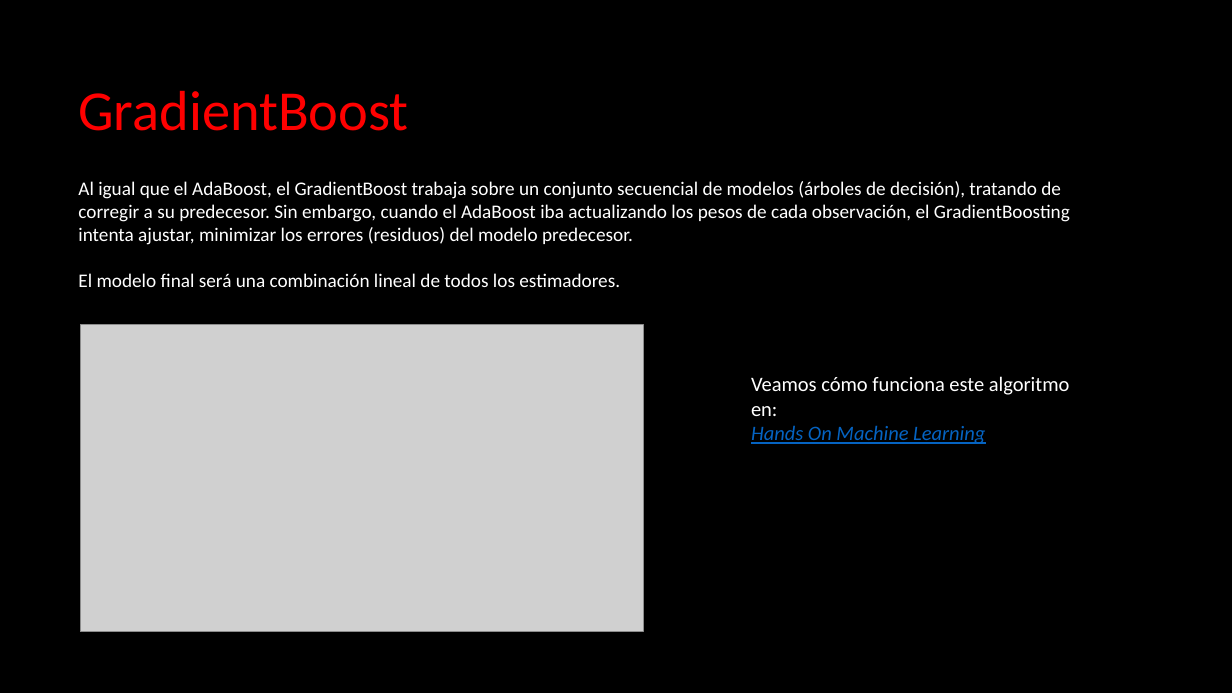
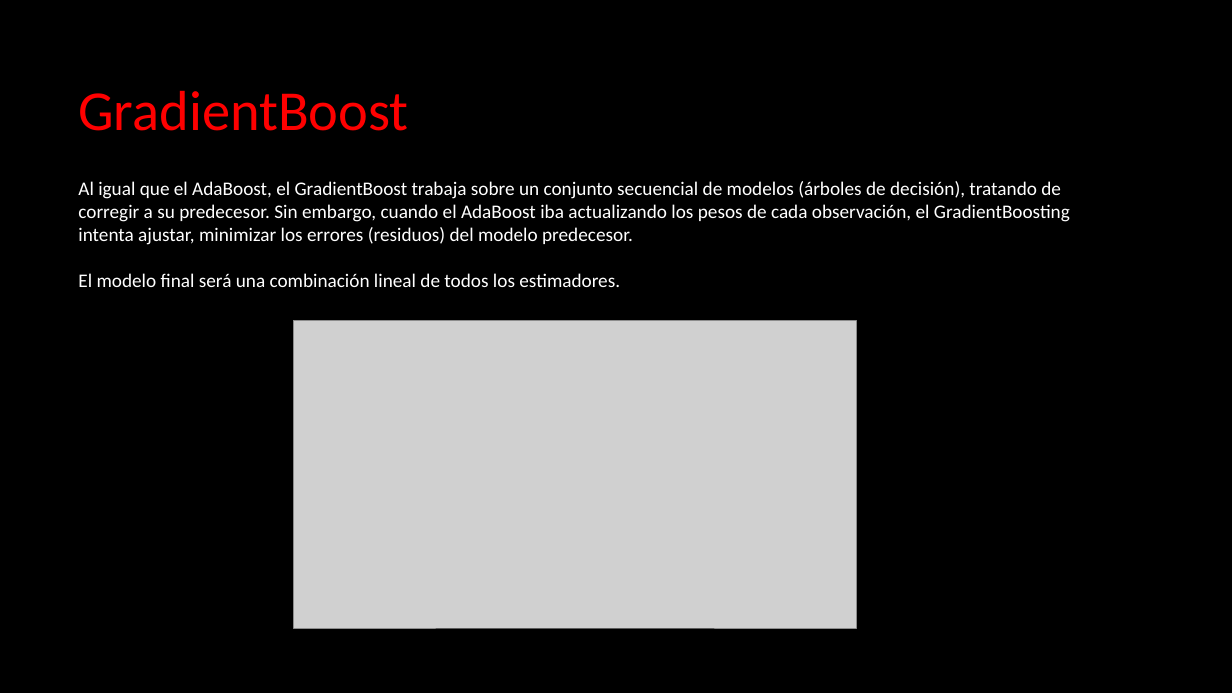
Before and after one commit to hegoithebridge/2409_dsft_thebridge_core, a slide deck: slide 19 of 3-Machine_Learning/1-Supervisado/3-RegorClass/6-Ensembles/ML - Ensembling.pptx (slide 18 before the commit). Drawn at 1232x693 pixels with LibreOffice and Linux fonts; fonts in the diff are those of the drawing; grey boxes stand for pictures. Boxes give left, top, right and bottom in pixels: in the first picture for what was removed or moved away, otherwise in the second. Text is boxed around its words. In the diff, an @@ line names an element or a change of style, - is before the commit and + after.

```diff
--- a/3-Machine_Learning/1-Supervisado/3-RegorClass/6-Ensembles/ML - Ensembling.pptx
+++ b/3-Machine_Learning/1-Supervisado/3-RegorClass/6-Ensembles/ML - Ensembling.pptx
@@ picture: place and size @@
-picture at [80, 324, 643, 632]
+picture at [294, 321, 857, 628]
@@ text removed at [751, 376, 1070, 444] @@
-Veamos cómo funciona este algoritmo en:
-Hands On Machine Learning
```
Also in this commit, not shown: 2 slides added, 1 slide removed, 2 other files.
